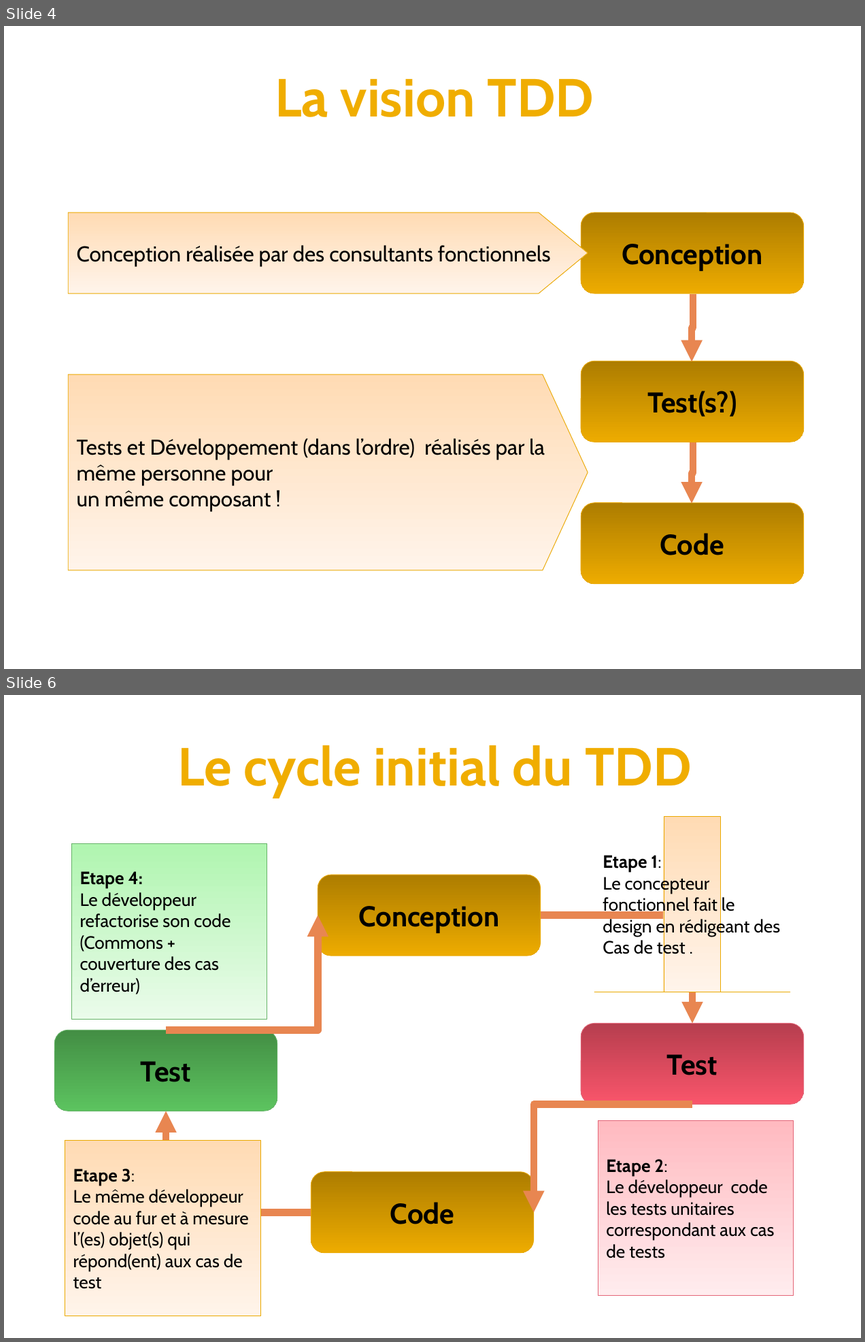
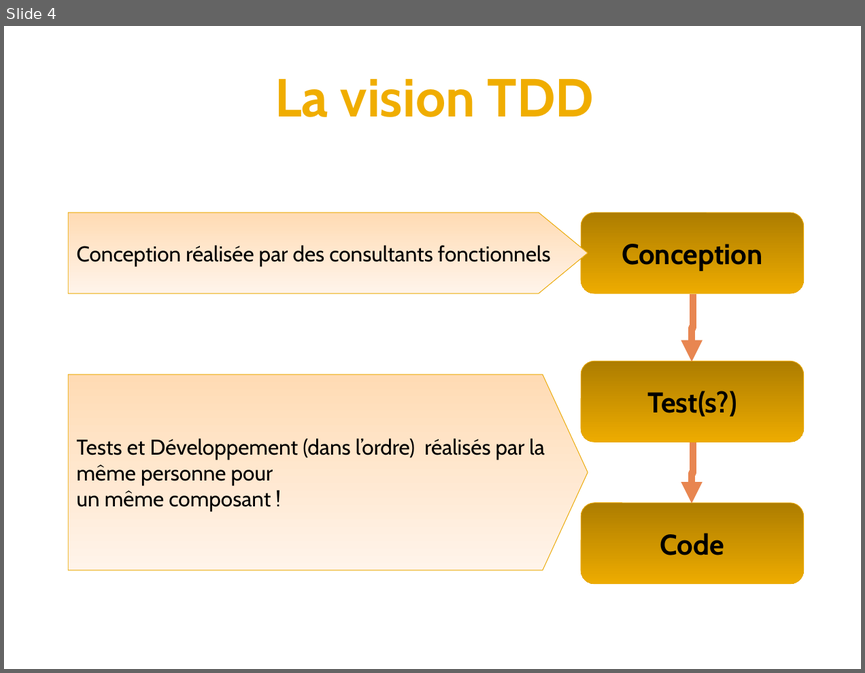
Before and after one commit to mcgivrer/JunitTddTutorial, a slide deck: docs/Test Driven Development_v0.2_20121221.odp. Shown one above the other, each under a label of ours: slides 4 and 6 before the commit, slide 4 after it; the slides between them are not shown. The pictures are 865x1342 and 865x673 pixels, drawn with LibreOffice and Linux fonts; fonts in the diff are those of the drawing; background and template pictures are left out. Boxes give left, top, right and bottom in pixels: in the first picture for what was removed or moved away, otherwise in the second. Text is boxed around its words. In the diff, an @@ line names an element or a change of style, - is before the commit and + after.

```diff
--- a/docs/Test Driven Development_v0.2_20121221.odp
+++ b/docs/Test Driven Development_v0.2_20121221.odp
@@ slide 6 removed at [4,695,861,1338], background #FFFFFF @@
@@ title removed at [177,745,691,797] @@
-Le cycle initial du TDD
@@ up arrow callout removed at [594,817,789,992] @@
-Etape 1:
-Le concepteur fonctionnel fait le design en rédigeant des Cas de test .
@@ left arrow callout removed at [72,843,267,1019] @@
-Etape 4:
-Le développeur refactorise son code (Commons + couverture des cas d’erreur)
@@ rounded rectangle removed at [317,875,541,955] @@
-Conception
@@ elbow arrow removed from (166, 1030) to (317, 915) @@
@@ elbow arrow removed from (541, 915) to (692, 1023) @@
@@ rounded rectangle removed at [54,1030,277,1110] @@
-Test
@@ rounded rectangle removed at [581,1023,804,1104] @@
-Test
@@ elbow arrow removed from (311, 1212) to (166, 1110) @@
@@ elbow arrow removed from (692, 1104) to (534, 1212) @@
@@ right arrow callout removed at [598,1120,793,1295] @@
-Etape 2:
-Le développeur code les tests unitaires correspondant aux cas de tests
@@ down arrow callout removed at [65,1140,260,1317] @@
-Etape 3:
-Le même développeur code au fur et à mesure l’(es) objet(s) qui répond(ent) aux cas de test
@@ rounded rectangle removed at [311,1172,534,1252] @@
-Code
```
Also in this commit, not shown: 1 slide changed, 2 other files.
